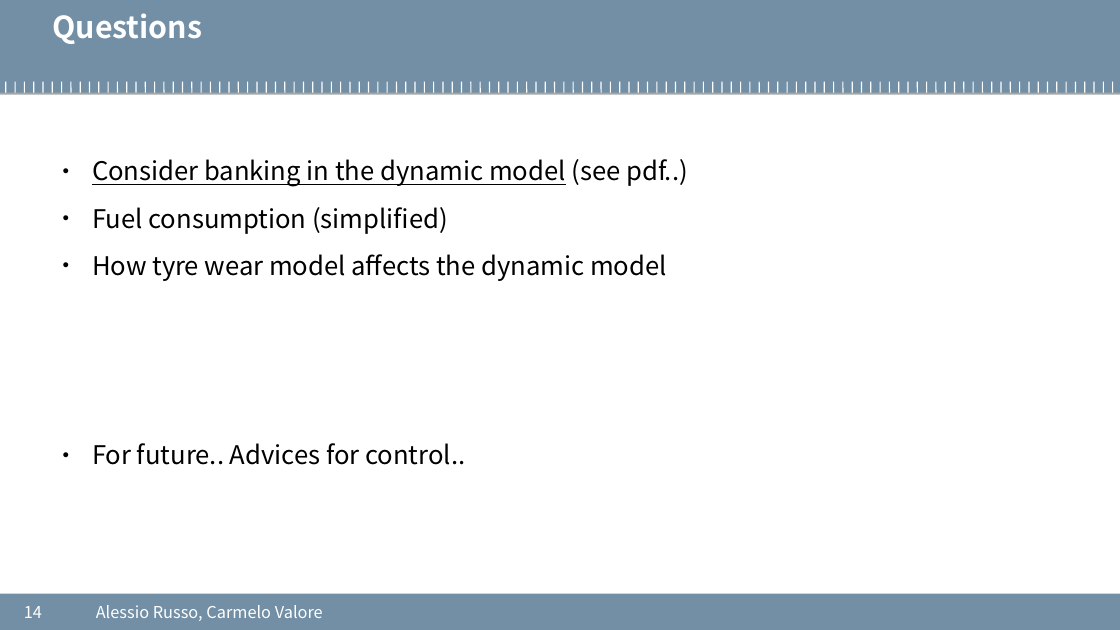
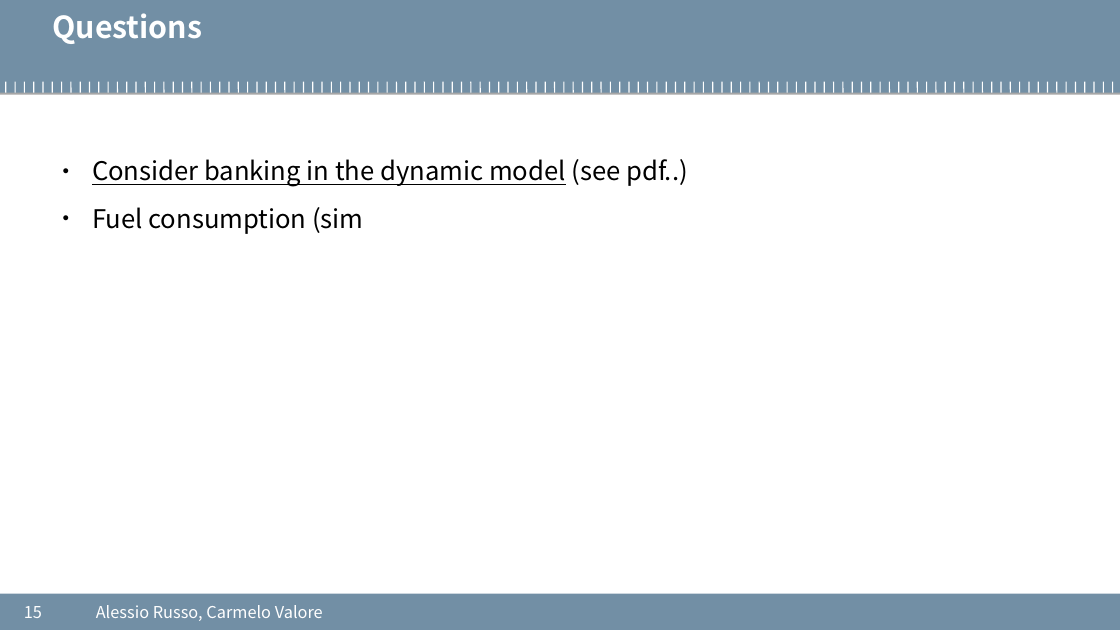
Before and after one commit to cvalore/mida2-project, a slide deck: slide 15 of presentations/20200824_meeting5.pptx (slide 14 before the commit). Drawn at 1120x630 pixels with LibreOffice and Linux fonts; fonts in the diff are those of the drawing; background and template pictures are left out. Boxes give left, top, right and bottom in pixels: in the first picture for what was removed or moved away, otherwise in the second. Text is boxed around its words. In the diff, an @@ line names an element or a change of style, - is before the commit and + after.

```diff
--- a/presentations/20200824_meeting5.pptx
+++ b/presentations/20200824_meeting5.pptx
@@ text at <box>92,207,363,234</box>: text changed @@
-● Fuel consumption (simplified)
-● How tyre wear model affects the dynamic model
-● For future.. Advices for control..
+● Fuel consumption (sim
@@ page number at <box>24,606,42,618</box>: text changed @@
-14
+15
```
Also in this commit, not shown: 4 other slides changed, 7 slides added, 6 slides removed.
